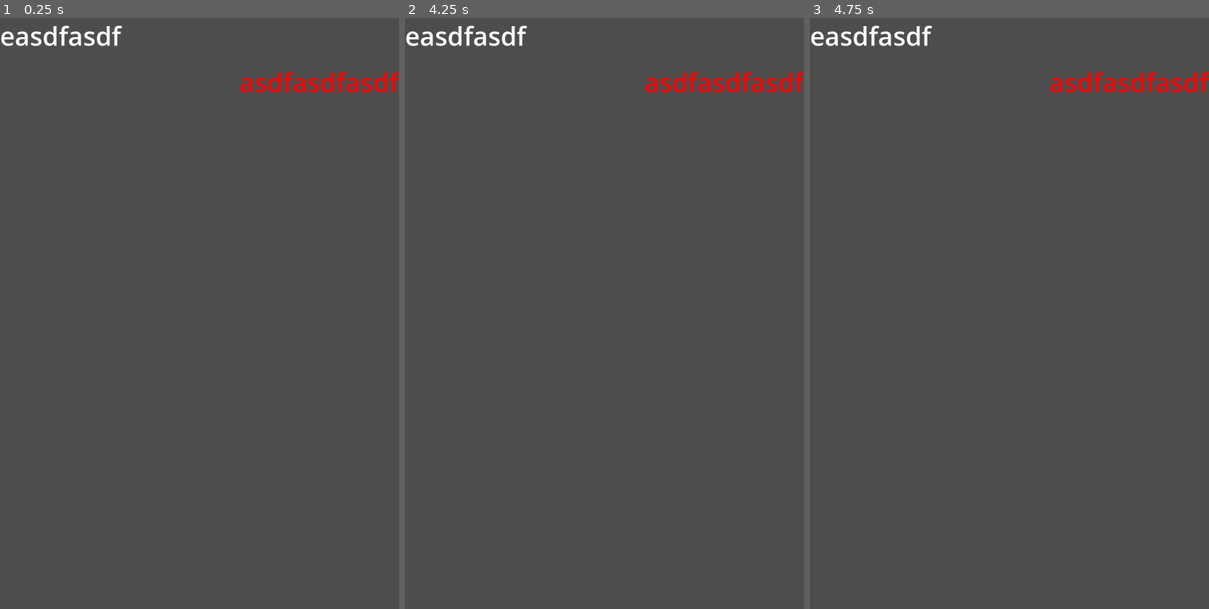
Above: before the commit, frames 1-3 (left to right).
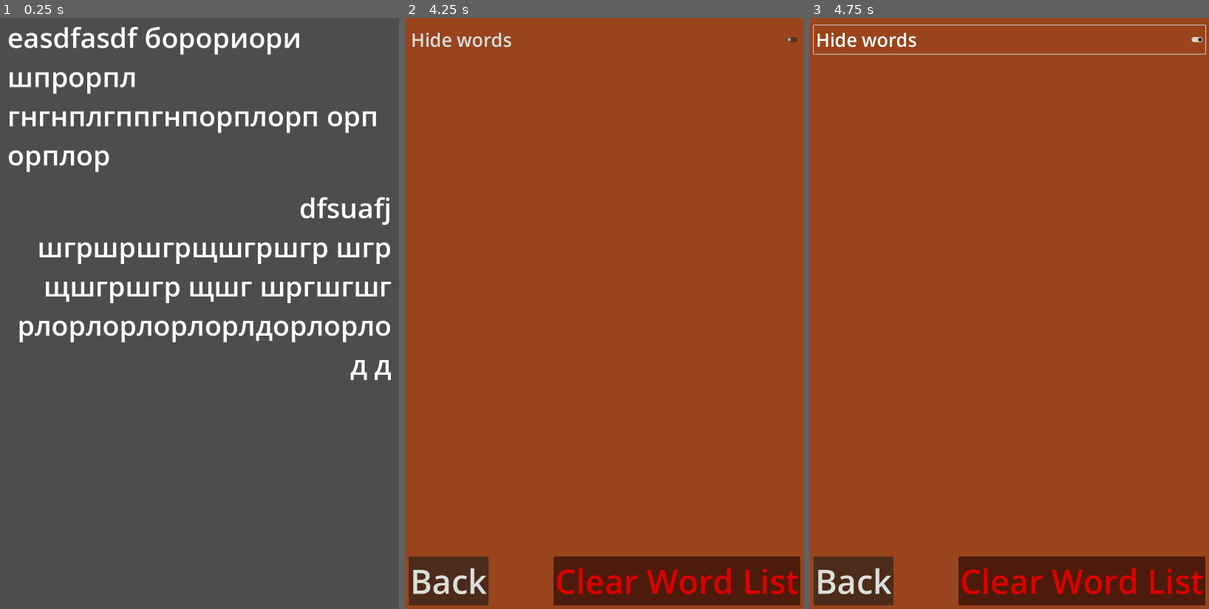
Above: after the commit, the same moments.

Repository: mazilimka/Dream-Flashcards
Game: Godot game, scene res://Words/Word/word.tscn
Two runs of this game, one before a commit and one after it. Both use one fixed random seed, a clock stepped at 60 frames per second and the inputs below. This scene is started directly instead of the project's main scene.
Inputs (mouse positions are in pixels of both pictures, inside the frame that each line leads up to):
- Up to frame 1 (0.25 s): no input
- Up to frame 2 (4.25 s): tap Enter at 0.5, 2, 3.5 s; move the mouse to (692, 283) at 0.52 s; tap Space at 1.25, 2.75 s; move the mouse to (524, 343) at 1.27 s; move the mouse to (644, 183) at 2.02 s; move the mouse to (584, 431) at 2.77 s; move the mouse to (724, 402) at 3.52 s; right-click (724, 402) at 4.15 s
- Up to frame 3 (4.75 s): click (1009, 41) at 4.25 s, where only the run after the commit has a clickable "Hide words"

The runs differ from the first frame. In frame 1, 7.9% of the frame differs, in the area x 0-100%, y 1-62%; in frame 2, 100%, in the area x 0-100%, y 0-100%; in frame 3, 100%.

Commit message:
The problem with writing words after cleaning the world list is solved. Changed screen resolution — I set 1920x1080

Diff:
--- a/AddWord/add_word.gd
+++ b/AddWord/add_word.gd
@@ -5,6 +5,7 @@
 	%Confirm.pressed.connect(_confirm_pressed)
 	%WordName.text_submitted.connect(_word_name_text_changed)
 	%WordTranslate.text_submitted.connect(_word_translate_text_changed)
+	%Cancel.pressed.connect(_cancel_pressed)
 
 
 func _word_name_text_changed(new_text: String):
@@ -22,3 +23,7 @@
 	Global.save_to_file(Global.input_word_name, Global.input_word_translate)
 	%WordName.clear()
 	%WordTranslate.clear()
+
+
+func _cancel_pressed():
+	WindowsManager.change_window('WordList')
--- a/AddWord/add_word.tscn
+++ b/AddWord/add_word.tscn
@@ -6,13 +6,17 @@
 font_size = 85
 
 [node name="AddWord" type="Panel"]
-anchors_preset = 5
+anchors_preset = 8
 anchor_left = 0.5
+anchor_top = 0.5
 anchor_right = 0.5
-offset_left = -509.5
-offset_right = 509.5
-offset_bottom = 1326.0
+anchor_bottom = 0.5
+offset_left = -540.0
+offset_top = -663.0
+offset_right = 540.0
+offset_bottom = 663.0
 grow_horizontal = 2
+grow_vertical = 2
 size_flags_vertical = 3
 script = ExtResource("1_d7twu")
 
@@ -35,16 +39,16 @@
 theme_override_constants/margin_left = 10
 theme_override_constants/margin_top = 10
 theme_override_constants/margin_right = 10
-theme_override_constants/margin_bottom = 20
+theme_override_constants/margin_bottom = 30
 
 [node name="VBoxContainer" type="VBoxContainer" parent="MarginContainer"]
 layout_mode = 2
-theme_override_constants/separation = 140
+theme_override_constants/separation = 100
 
 [node name="VBoxContainer" type="VBoxContainer" parent="MarginContainer/VBoxContainer"]
 layout_mode = 2
-size_flags_vertical = 6
-theme_override_constants/separation = 101
+size_flags_vertical = 2
+theme_override_constants/separation = 86
 
 [node name="Label" type="Label" parent="MarginContainer/VBoxContainer/VBoxContainer"]
 layout_mode = 2
@@ -65,8 +69,8 @@
 
 [node name="VBoxContainer2" type="VBoxContainer" parent="MarginContainer/VBoxContainer"]
 layout_mode = 2
-size_flags_vertical = 3
-theme_override_constants/separation = 101
+size_flags_vertical = 2
+theme_override_constants/separation = 86
 
 [node name="Label2" type="Label" parent="MarginContainer/VBoxContainer/VBoxContainer2"]
 layout_mode = 2
@@ -85,20 +89,27 @@
 caret_blink = true
 caret_blink_interval = 1.0
 
+[node name="Confirm" type="Button" parent="MarginContainer/VBoxContainer"]
+unique_name_in_owner = true
+custom_minimum_size = Vector2(0, 150)
+layout_mode = 2
+size_flags_horizontal = 4
+size_flags_vertical = 2
+focus_mode = 0
+theme_override_font_sizes/font_size = 70
+text = "Сохранить и выйти"
+
+[node name="Cancel" type="Button" parent="MarginContainer/VBoxContainer"]
+unique_name_in_owner = true
+custom_minimum_size = Vector2(500, 150)
+layout_mode = 2
+size_flags_horizontal = 4
+size_flags_vertical = 0
+focus_mode = 0
+theme_override_font_sizes/font_size = 70
+text = "Cancel"
+
 [node name="Control" type="Control" parent="."]
 anchors_preset = 0
 offset_right = 40.0
 offset_bottom = 40.0
-
-[node name="Confirm" type="Button" parent="Control"]
-unique_name_in_owner = true
-custom_minimum_size = Vector2(0, 176)
-layout_mode = 2
-offset_left = 119.5
-offset_top = 530.6
-offset_right = 920.5
-offset_bottom = 706.6
-size_flags_horizontal = 4
-focus_mode = 0
-theme_override_font_sizes/font_size = 80
-text = "Сохранить и выйти"
--- a/Autoloads/Events.gd
+++ b/Autoloads/Events.gd
@@ -1,3 +1,4 @@
 extends Node
 
 signal add_word(word: String, translation: String)
+signal clear_all_words
--- a/Autoloads/Global.gd
+++ b/Autoloads/Global.gd
@@ -1,8 +1,8 @@
 extends Node
 
 const SAVE_FILE := "user://savegame.save"
-const SAVE_WORDS := []
 
+var save_words := []
 var is_start_app := false
 var word_counter := 0
 var input_word_name: String
@@ -30,7 +30,6 @@
 
 
 func load_from_file() -> Array:
-	var words := []
 	if FileAccess.file_exists(SAVE_FILE):
 		var file = FileAccess.open(SAVE_FILE, FileAccess.READ)
 		if file == null:
@@ -41,21 +40,15 @@
 				var line = file.get_line().strip_edges()
 				var parts = line.split(':')
 				if parts.size() == 2:
-					words.append({'word': parts[0], 'translation': parts[1]})
-	return words
+					save_words.append({'word': parts[0], 'translation': parts[1]})
+	return save_words
 
 
-#func save_data():
-	#var save_game_file = FileAccess.open(SAVE_FILE, FileAccess.WRITE)
-	#if save_game_file == null:
-		#printerr('Save failed with error code {0}'.format([FileAccess.get_open_error()]))
-		#return
-	#var game_data := {}
-	#for variable in SAVE_WORDS:
-		#game_data[variable] = get(variable)
-	#var json_object := JSON.new()
-	#save_game_file.store_line(json_object.stringify(game_data))
-#
-#
-#func load_data():
-	#pass
+func clear_all_words():
+	var file = FileAccess.open(SAVE_FILE, FileAccess.WRITE)
+	if file == null:
+		printerr('Save failed with error code {0}'.format([FileAccess.get_open_error()]))
+		return
+	else:
+		file.store_line('')
+		return
--- a/Autoloads/WindowsManager/Windows_Manager.gd
+++ b/Autoloads/WindowsManager/Windows_Manager.gd
@@ -4,5 +4,14 @@
 	match _needs_window:
 		'AddWord':
 			%AddWord.show()
+			%Menu.hide()
 		'WordList':
 			%AddWord.hide()
+			%Menu.hide()
+		'Menu':
+			%Menu.show()
+
+
+func _process(delta: float) -> void:
+	if Input.is_action_just_pressed("get_menu"):
+		change_window('Menu')
--- a/Autoloads/WindowsManager/Windows_Manager.tscn
+++ b/Autoloads/WindowsManager/Windows_Manager.tscn
@@ -1,7 +1,8 @@
-[gd_scene load_steps=3 format=3 uid="uid://cehdyt80fvkfa"]
+[gd_scene load_steps=4 format=3 uid="uid://cehdyt80fvkfa"]
 
 [ext_resource type="Script" path="res://Autoloads/WindowsManager/Windows_Manager.gd" id="1_dt4fu"]
 [ext_resource type="PackedScene" uid="uid://cmn6w5f3yn0fh" path="res://AddWord/add_word.tscn" id="2_6dis3"]
+[ext_resource type="PackedScene" uid="uid://dp4mc4rby43lo" path="res://Menu/menu.tscn" id="3_751cy"]
 
 [node name="WindowsManager" type="CanvasLayer"]
 script = ExtResource("1_dt4fu")
@@ -9,3 +10,7 @@
 [node name="AddWord" parent="." instance=ExtResource("2_6dis3")]
 unique_name_in_owner = true
 visible = false
+
+[node name="Menu" parent="." instance=ExtResource("3_751cy")]
+unique_name_in_owner = true
+visible = false
--- /dev/null
+++ b/Menu/menu.gd
@@ -0,0 +1,16 @@
+extends Panel
+
+
+func _ready() -> void:
+	%ClearWordList.pressed.connect(_clear_word_list_pressed)
+	%Back.pressed.connect(_back_pressed)
+
+
+func _clear_word_list_pressed():
+	Events.clear_all_words.emit()
+	Global.clear_all_words()
+	_back_pressed()
+
+
+func _back_pressed():
+	WindowsManager.change_window('WordList')
--- /dev/null
+++ b/Menu/menu.tscn
@@ -0,0 +1,62 @@
+[gd_scene load_steps=2 format=3 uid="uid://dp4mc4rby43lo"]
+
+[ext_resource type="Script" path="res://Menu/menu.gd" id="1_o03nw"]
+
+[node name="Menu" type="Panel"]
+modulate = Color(0.980392, 1, 0.980392, 1)
+anchors_preset = 15
+anchor_right = 1.0
+anchor_bottom = 1.0
+grow_horizontal = 2
+grow_vertical = 2
+script = ExtResource("1_o03nw")
+
+[node name="ColorRect" type="ColorRect" parent="."]
+layout_mode = 1
+anchors_preset = 15
+anchor_right = 1.0
+anchor_bottom = 1.0
+grow_horizontal = 2
+grow_vertical = 2
+color = Color(0.613029, 0.267718, 0.114555, 1)
+
+[node name="MarginContainer" type="MarginContainer" parent="."]
+layout_mode = 1
+anchors_preset = 15
+anchor_right = 1.0
+anchor_bottom = 1.0
+grow_horizontal = 2
+grow_vertical = 2
+theme_override_constants/margin_left = 10
+theme_override_constants/margin_top = 20
+theme_override_constants/margin_right = 10
+theme_override_constants/margin_bottom = 10
+
+[node name="VBoxContainer" type="VBoxContainer" parent="MarginContainer"]
+layout_mode = 2
+
+[node name="CheckButton" type="CheckButton" parent="MarginContainer/VBoxContainer"]
+layout_mode = 2
+theme_override_font_sizes/font_size = 50
+text = "Hide words"
+
+[node name="HBoxContainer" type="HBoxContainer" parent="MarginContainer/VBoxContainer"]
+layout_mode = 2
+size_flags_vertical = 10
+
+[node name="Back" type="Button" parent="MarginContainer/VBoxContainer/HBoxContainer"]
+unique_name_in_owner = true
+layout_mode = 2
+focus_mode = 0
+theme_override_font_sizes/font_size = 90
+text = "Back"
+
+[node name="ClearWordList" type="Button" parent="MarginContainer/VBoxContainer/HBoxContainer"]
+unique_name_in_owner = true
+self_modulate = Color(1, 0, 0, 1)
+layout_mode = 2
+size_flags_horizontal = 10
+size_flags_vertical = 10
+focus_mode = 0
+theme_override_font_sizes/font_size = 90
+text = "Clear Word List"
--- /dev/null
+++ b/UIElements/CheckButton/check_button.gd
@@ -0,0 +1,9 @@
+@icon('res://Assets/Themes/CheckButton.png')
+extends CheckButton
+
+func set_animation(_toggled_on: bool):
+	match _toggled_on:
+		true:
+			$AnimationPlayer.play("On")
+		false:
+			$AnimationPlayer.play('Off')
--- /dev/null
+++ b/UIElements/CheckButton/check_button.tscn
@@ -0,0 +1,158 @@
+[gd_scene load_steps=14 format=3 uid="uid://dkdqknwyboowd"]
+
+[ext_resource type="Texture2D" uid="uid://vijh47daeu23" path="res://Assets/Themes/CheckButton/Rectangle 14.png" id="1_f3xam"]
+[ext_resource type="Script" path="res://UIElements/CheckButton/check_button.gd" id="1_vf2w1"]
+[ext_resource type="Texture2D" uid="uid://1dtql2clwq5j" path="res://Assets/Themes/CheckButton/Ellipse 30.png" id="2_wero7"]
+
+[sub_resource type="StyleBoxTexture" id="StyleBoxTexture_tnba0"]
+
+[sub_resource type="Animation" id="Animation_pryo3"]
+resource_name = "Off"
+length = 0.5
+capture_included = true
+tracks/0/type = "value"
+tracks/0/imported = false
+tracks/0/enabled = true
+tracks/0/path = NodePath("Ball:position")
+tracks/0/interp = 2
+tracks/0/loop_wrap = true
+tracks/0/keys = {
+"times": PackedFloat32Array(0, 0.5),
+"transitions": PackedFloat32Array(2, 0.5),
+"update": 2,
+"values": [Vector2(31.6239, 6.16016), Vector2(7.69231, 6.16016)]
+}
+tracks/1/type = "value"
+tracks/1/imported = false
+tracks/1/enabled = true
+tracks/1/path = NodePath("Base:modulate")
+tracks/1/interp = 2
+tracks/1/loop_wrap = true
+tracks/1/keys = {
+"times": PackedFloat32Array(0, 0.5),
+"transitions": PackedFloat32Array(2, 0.5),
+"update": 0,
+"values": [Color(1, 1, 1, 1), Color(0, 0, 0, 1)]
+}
+
+[sub_resource type="Animation" id="Animation_ahngc"]
+resource_name = "On"
+length = 0.5
+capture_included = true
+tracks/0/type = "value"
+tracks/0/imported = false
+tracks/0/enabled = true
+tracks/0/path = NodePath("Ball:position")
+tracks/0/interp = 1
+tracks/0/loop_wrap = true
+tracks/0/keys = {
+"times": PackedFloat32Array(0, 0.5),
+"transitions": PackedFloat32Array(0.5, 2),
+"update": 2,
+"values": [Vector2(7.69231, 6.16016), Vector2(31.6239, 6.16016)]
+}
+tracks/1/type = "value"
+tracks/1/imported = false
+tracks/1/enabled = true
+tracks/1/path = NodePath("Base:modulate")
+tracks/1/interp = 1
+tracks/1/loop_wrap = true
+tracks/1/keys = {
+"times": PackedFloat32Array(0, 0.5),
+"transitions": PackedFloat32Array(0.5, 2),
+"update": 0,
+"values": [Color(0, 0, 0, 1), Color(1, 1, 1, 1)]
+}
+
+[sub_resource type="Animation" id="Animation_yf7x0"]
+length = 0.001
+tracks/0/type = "value"
+tracks/0/imported = false
+tracks/0/enabled = true
+tracks/0/path = NodePath("Ball:position")
+tracks/0/interp = 1
+tracks/0/loop_wrap = true
+tracks/0/keys = {
+"times": PackedFloat32Array(0),
+"transitions": PackedFloat32Array(1),
+"update": 0,
+"values": [Vector2(7.69231, 6.16016)]
+}
+tracks/1/type = "value"
+tracks/1/imported = false
+tracks/1/enabled = true
+tracks/1/path = NodePath("Base:modulate")
+tracks/1/interp = 1
+tracks/1/loop_wrap = true
+tracks/1/keys = {
+"times": PackedFloat32Array(0),
+"transitions": PackedFloat32Array(1),
+"update": 0,
+"values": [Color(0, 0, 0, 1)]
+}
+
+[sub_resource type="AnimationLibrary" id="AnimationLibrary_hhysa"]
+_data = {
+"Off": SubResource("Animation_pryo3"),
+"On": SubResource("Animation_ahngc"),
+"RESET": SubResource("Animation_yf7x0")
+}
+
+[sub_resource type="AnimationNodeAnimation" id="AnimationNodeAnimation_s4gc3"]
+animation = &"Off"
+
+[sub_resource type="AnimationNodeAnimation" id="AnimationNodeAnimation_ebtyt"]
+animation = &"On"
+
+[sub_resource type="AnimationNodeStateMachineTransition" id="AnimationNodeStateMachineTransition_wlq4j"]
+xfade_time = 0.2
+break_loop_at_end = true
+
+[sub_resource type="AnimationNodeStateMachineTransition" id="AnimationNodeStateMachineTransition_t77xt"]
+xfade_time = 0.2
+break_loop_at_end = true
+
+[sub_resource type="AnimationNodeStateMachine" id="AnimationNodeStateMachine_fcd17"]
+states/Off/node = SubResource("AnimationNodeAnimation_s4gc3")
+states/Off/position = Vector2(314, 88)
+states/On/node = SubResource("AnimationNodeAnimation_ebtyt")
+states/On/position = Vector2(487, 69)
+transitions = ["Off", "On", SubResource("AnimationNodeStateMachineTransition_wlq4j"), "On", "Off", SubResource("AnimationNodeStateMachineTransition_t77xt")]
+
+[node name="CheckButton" type="CheckButton"]
+offset_right = 44.0
+offset_bottom = 24.0
+scale = Vector2(1.17, 0.974001)
+theme_override_styles/normal = SubResource("StyleBoxTexture_tnba0")
+flat = true
+script = ExtResource("1_vf2w1")
+
+[node name="AnimationPlayer" type="AnimationPlayer" parent="."]
+libraries = {
+"": SubResource("AnimationLibrary_hhysa")
+}
+
+[node name="AnimationTree" type="AnimationTree" parent="."]
+tree_root = SubResource("AnimationNodeStateMachine_fcd17")
+
+[node name="Base" type="NinePatchRect" parent="."]
+modulate = Color(0, 0, 0, 1)
+z_index = -2
+layout_mode = 0
+offset_left = 5.98291
+offset_top = 5.13346
+offset_right = 10.3179
+offset_bottom = 6.87846
+scale = Vector2(9.17078, 7.80215)
+texture = ExtResource("1_f3xam")
+region_rect = Rect2(0, 0, 166, 67)
+
+[node name="Ball" type="NinePatchRect" parent="."]
+z_index = -2
+layout_mode = 0
+offset_left = 7.69231
+offset_top = 6.16016
+offset_right = 19.6923
+offset_bottom = 18.1602
+texture = ExtResource("2_wero7")
+region_rect = Rect2(0, 0, 56, 56)
--- a/WordList/word_list.gd
+++ b/WordList/word_list.gd
@@ -6,15 +6,22 @@
 
 
 func _ready() -> void:
+	Events.clear_all_words.connect(clear_all_words)
+	Events.add_word.connect(add_word)
+
 	if Global.is_start_app:
 		for entry in saved_world:
 			add_word(entry.word, entry.translation)
 		Global.is_start_app = false
 
-	Events.add_word.connect(add_word)
 
 
 func add_word(word: String, translation: String):
-	var word_instant : VBoxContainer = word_scene.instantiate()
+	var word_instant : MarginContainer = word_scene.instantiate()
 	word_instant.set_word(word, translation)
 	add_child(word_instant, true)
+
+
+func clear_all_words():
+	for word in get_children():
+		word.queue_free()
--- a/WordList/word_list.tscn
+++ b/WordList/word_list.tscn
@@ -3,10 +3,11 @@
 [ext_resource type="Script" path="res://WordList/word_list.gd" id="1_pkia3"]
 
 [node name="WordList" type="VBoxContainer"]
-anchors_preset = 10
+anchors_preset = 15
 anchor_right = 1.0
-offset_bottom = 23.0
+anchor_bottom = 1.0
 grow_horizontal = 2
+grow_vertical = 2
 size_flags_horizontal = 3
 size_flags_vertical = 3
 theme_override_constants/separation = 60
--- a/WordListScreen/words_list_screen.tscn
+++ b/WordListScreen/words_list_screen.tscn
@@ -37,18 +37,26 @@
 
 [node name="ScrollContainer" type="ScrollContainer" parent="MarginContainer"]
 layout_mode = 2
+horizontal_scroll_mode = 0
 
 [node name="WordList" parent="MarginContainer/ScrollContainer" instance=ExtResource("2_o6gcv")]
 unique_name_in_owner = true
 layout_mode = 2
 size_flags_vertical = 0
 
+[node name="MarginContainer" type="MarginContainer" parent="MarginContainer/ScrollContainer"]
+visible = false
+layout_mode = 2
+size_flags_horizontal = 3
+size_flags_vertical = 3
+theme_override_constants/margin_right = 15
+
 [node name="AddWord" type="TextureButton" parent="MarginContainer"]
 unique_name_in_owner = true
-custom_minimum_size = Vector2(300, 300)
+custom_minimum_size = Vector2(250, 250)
 layout_mode = 2
 size_flags_horizontal = 4
 size_flags_vertical = 8
 texture_normal = ExtResource("2_t1lps")
 texture_pressed = ExtResource("4_l4er4")
-stretch_mode = 0
+stretch_mode = 5
--- a/Words/Word/word.gd
+++ b/Words/Word/word.gd
@@ -1,27 +1,31 @@
-extends VBoxContainer
+extends MarginContainer
 
 
 const RND_COLORS := [
 	Color.RED,
-	Color.ALICE_BLUE,
-	Color.BLUE,
 	Color.PINK,
 	Color.CORAL,
 	Color.CHOCOLATE,
 	Color.CRIMSON,
 	Color.DARK_SALMON,
 	Color.AQUA,
-	Color.CHARTREUSE
+	Color.CHARTREUSE,
+	Color.DARK_SALMON,
+	Color.GOLD,
+	Color.YELLOW_GREEN,
+	Color.YELLOW,
+	Color.TOMATO
 ]
 
 
 func _ready() -> void:
-	%Name.label_settings.font_size = 70
-	%Translation.label_settings.font_size = 70
+	%Name.label_settings.font_size = 75
+	%Translation.label_settings.font_size = 75
 
 
 
 func set_word(word: String, translation: String):
 	%Name.text = word
 	%Translation.text = translation
+	%Name.modulate = RND_COLORS.pick_random()
 	%Translation.modulate = RND_COLORS.pick_random()
--- a/Words/Word/word.tscn
+++ b/Words/Word/word.tscn
@@ -5,29 +5,38 @@
 [sub_resource type="LabelSettings" id="LabelSettings_70mah"]
 font_size = 70
 
-[node name="Word" type="VBoxContainer"]
+[node name="Word" type="MarginContainer"]
 anchors_preset = 10
 anchor_right = 1.0
-offset_bottom = 196.0
+offset_bottom = 925.0
 grow_horizontal = 2
 size_flags_horizontal = 3
 size_flags_vertical = 10
-theme_override_constants/separation = 30
+theme_override_constants/margin_left = 20
+theme_override_constants/margin_right = 20
 script = ExtResource("1_57q1l")
 
-[node name="Name" type="Label" parent="."]
+[node name="VBoxContainer" type="VBoxContainer" parent="."]
+layout_mode = 2
+theme_override_constants/separation = 40
+
+[node name="Name" type="Label" parent="VBoxContainer"]
 unique_name_in_owner = true
+custom_minimum_size = Vector2(1040, 0)
 layout_mode = 2
-size_flags_horizontal = 2
+size_flags_horizontal = 3
 size_flags_vertical = 6
-text = "easdfasdf"
+text = "easdfasdf борориори шпрорпл гнгнплгппгнпорплорп орп орплор"
 label_settings = SubResource("LabelSettings_70mah")
+autowrap_mode = 2
 
-[node name="Translation" type="Label" parent="."]
+[node name="Translation" type="Label" parent="VBoxContainer"]
 unique_name_in_owner = true
-modulate = Color(1, 0, 0, 1)
+custom_minimum_size = Vector2(1040, 0)
 layout_mode = 2
 size_flags_horizontal = 10
 size_flags_vertical = 2
-text = "asdfasdfasdf"
+text = "dfsuafj шгршршгрщшгршгр шгр щшгршгр щшг шргшгшг рлорлорлорлорлдорлорло д д"
 label_settings = SubResource("LabelSettings_70mah")
+horizontal_alignment = 2
+autowrap_mode = 2
--- a/project.godot
+++ b/project.godot
@@ -25,8 +25,20 @@
 [display]
 
 window/size/viewport_width=1080
-window/size/viewport_height=2400
+window/size/viewport_height=1920
 window/handheld/orientation=1
+
+[input]
+
+get_menu={
+"deadzone": 0.5,
+"events": [Object(InputEventMouseButton,"resource_local_to_scene":false,"resource_name":"","device":-1,"window_id":0,"alt_pressed":false,"shift_pressed":false,"ctrl_pressed":false,"meta_pressed":false,"button_mask":0,"position":Vector2(0, 0),"global_position":Vector2(0, 0),"factor":1.0,"button_index":2,"canceled":false,"pressed":false,"double_click":false,"script":null)
+]
+}
+
+[input_devices]
+
+pointing/android/enable_long_press_as_right_click=true
 
 [rendering]
 
Binary file added: Assets/Themes/CheckButton.png
Not shown, added: Assets/Themes/CheckButton.png.import
Binary file added: Assets/Themes/CheckButton/Ellipse 30.png
Not shown, added: Assets/Themes/CheckButton/Ellipse 30.png.import
Binary file added: Assets/Themes/CheckButton/Rectangle 14.png
Not shown, added: Assets/Themes/CheckButton/Rectangle 14.png.import
Binary file added: Assets/Themes/CheckButtonOn.png
Not shown, added: Assets/Themes/CheckButtonOn.png.import
